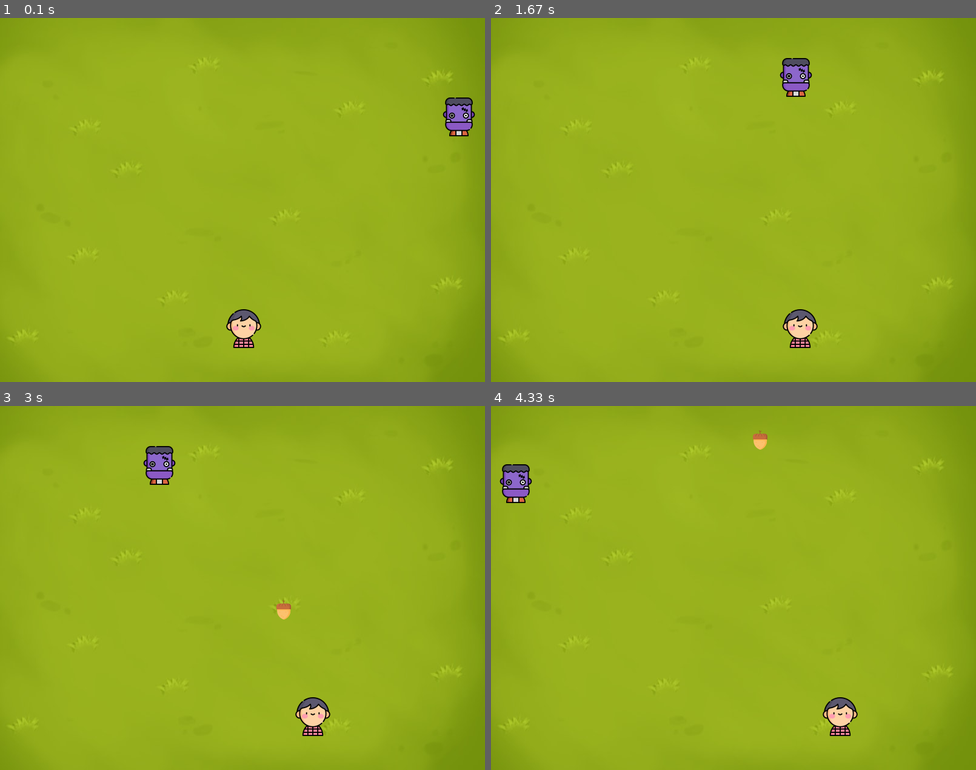
Above: before the commit, frames 1-4 (two rows, left to right).
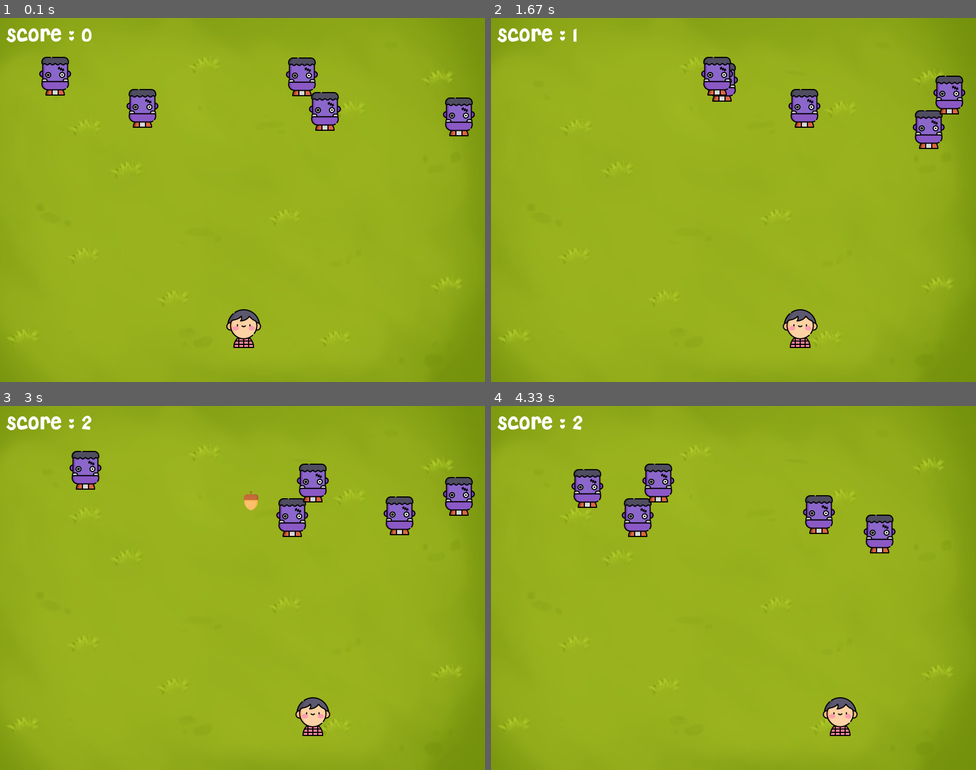
Above: after the commit, the same moments.

Repository: barkhayot/Student_coder_pygame
Game: pygame game, started from pygame2.py
Two runs of this game, one before a commit and one after it. Both use one fixed random seed, a clock stepped at 60 frames per second and the inputs below.
Inputs:
- Up to frame 1 (0.1 s): no input
- Up to frame 2 (1.67 s): hold Right 0.33-0.8 s; hold Right 0.83-1.3 s; tap Space at 0.9, 1.2, 1.4 s; hold Left from 1.33 s (still down)
- Up to frame 3 (3 s): tap Space at 1.7, 1.97, 2.27, 2.4, 2.7 s; release Left at 1.87 s; hold Left 1.9-2.3 s; hold Right 2.33-2.97 s
- Up to frame 4 (4.33 s): hold Left 3-3.47 s; tap Space at 3.07, 3.37, 3.57, 3.87, 4.07 s; hold Right 3.5-3.97 s; hold Right from 4 s (still down)

The runs differ from the first frame. In frame 1, 2.6% of the frame differs, in the area x 1-71%, y 2-31%; in frame 2, 3.3%; in frame 3, 4.0%, in the area x 1-98%, y 2-59%; in frame 4, 3.9%.

Commit message:
Game has been completed

Diff:
--- a/pygame2.py
+++ b/pygame2.py
@@ -27,12 +27,22 @@
 playerY = 480
 playerX_change = 0
 
-# Zombie
-zombieImg = pygame.image.load("zombie.png")
-zombieX = random.randint(0, 735 )
-zombieY = random.randint(50, 150)
-zombieX_change = 3
-zombieY_change = 30
+# Multiple Zombies
+zombieImg = []
+zombieX = []
+zombieY = []
+zombieX_change = []
+zombieY_change = []
+num_of_zombies = 5
+
+for i in range(num_of_zombies):
+
+    # Zombie
+    zombieImg.append(pygame.image.load("zombie.png"))
+    zombieX.append(random.randint(0, 735 ))
+    zombieY.append(random.randint(50, 150))
+    zombieX_change.append(3)
+    zombieY_change.append(30)
 
 # Nut (Shooting)
 # Ready - You can not see the Nut on the screen
@@ -44,14 +54,31 @@
 nutY_change = 10
 nut_state = "ready"
 
-score = 0
+# Score
+score_value = 0
+font = pygame.font.Font("cherry.ttf", 32)
+
+textX = 10
+textY = 10
+
+# Game Over
+over_font = pygame.font.Font("cherry.ttf", 64)
+
+def game_over_text():
+    over_text = over_font.render("GAME OVER", True, (255, 255, 255))
+    screen.blit(over_text, (200, 250))
+
+
+def show_score(x, y):
+    score = font.render("Score : " + str(score_value), True, (255, 255, 255))
+    screen.blit(score, (x, y))
 
 
 def player(x, y):
     screen.blit(playerImg, (x, y))
 
-def zombie(x, y):
-    screen.blit(zombieImg, (x, y))
+def zombie(x, y, i):
+    screen.blit(zombieImg[i], (x, y))
 
 def fire_nut(x, y):
     global nut_state
@@ -105,14 +132,35 @@
 
 
     # Zombie movement
-    zombieX += zombieX_change
+    for i in range(num_of_zombies):
 
-    if zombieX <= 0:
-        zombieX_change = 3
-        zombieY += zombieY_change
-    elif zombieX >= 736:
-        zombieX_change = -3
-        zombieY += zombieY_change
+        # Game Over
+        if zombieY[i] > 400:
+            for j in range(num_of_zombies):
+                 zombieY[j] = 2000
+            game_over_text()
+            break
+
+
+        zombieX[i] += zombieX_change[i]
+        if zombieX[i] <= 0:
+            zombieX_change[i] = 3
+            zombieY[i] += zombieY_change[i]
+        elif zombieX[i] >= 736:
+            zombieX_change[i] = -3
+            zombieY[i] += zombieY_change[i]
+
+        # Collision
+        collision = isCollision(zombieX[i], zombieY[i], nutX, nutY)
+        if collision:
+            nutY = 480
+            nut_state = "ready"
+            score_value  += 1
+            zombieX[i] = random.randint(0, 735)
+            zombieY[i] = random.randint(50, 150)
+
+        zombie(zombieX[i], zombieY[i], i)
+
 
     # Nut movement
     if nutY <= 0:
@@ -123,18 +171,10 @@
         fire_nut(nutX, nutY)
         nutY -= nutY_change
 
-    # Collision
-    collision = isCollision(zombieX, zombieY, nutX, nutY)
-    if collision:
-        nutY = 480
-        nut_state = "ready"
-        score += 1
-        print(score)
-        zombieX = random.randint(0, 735)
-        zombieY = random.randint(50, 150)
 
 
 
     player(playerX, playerY)
-    zombie(zombieX, zombieY)
+
+    show_score(textX, textY)
     pygame.display.update()
Binary file added: cherry.TTF
Not shown, changed: .DS_Store
